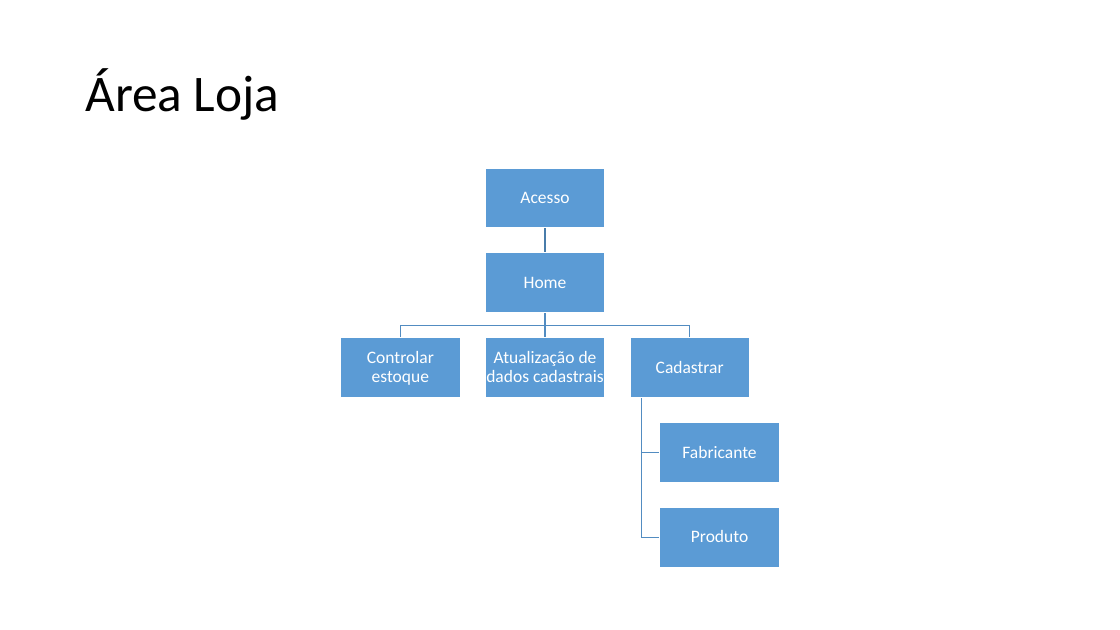
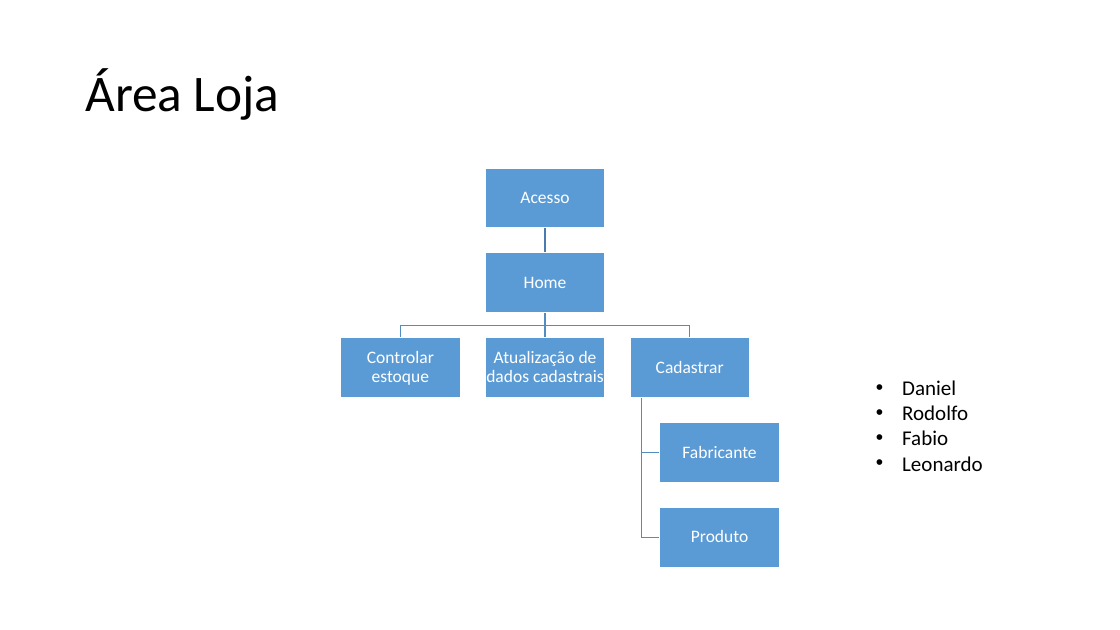
Before and after one commit to brenoas/projetointegrador, a slide deck: slide 3 of sitemap.pptx. Drawn at 1120x630 pixels with LibreOffice and Linux fonts; fonts in the diff are those of the drawing. Boxes give left, top, right and bottom in pixels: in the first picture for what was removed or moved away, otherwise in the second. Text is boxed around its words. In the diff, an @@ line names an element or a change of style, - is before the commit and + after.

```diff
--- a/sitemap.pptx
+++ b/sitemap.pptx
@@ text added at [902, 380, 982, 471], 18 pt, text #000000 @@
+• Daniel
+• Rodolfo
+• Fabio
+• Leonardo
```
Also in this commit, not shown: 2 other slides changed.
